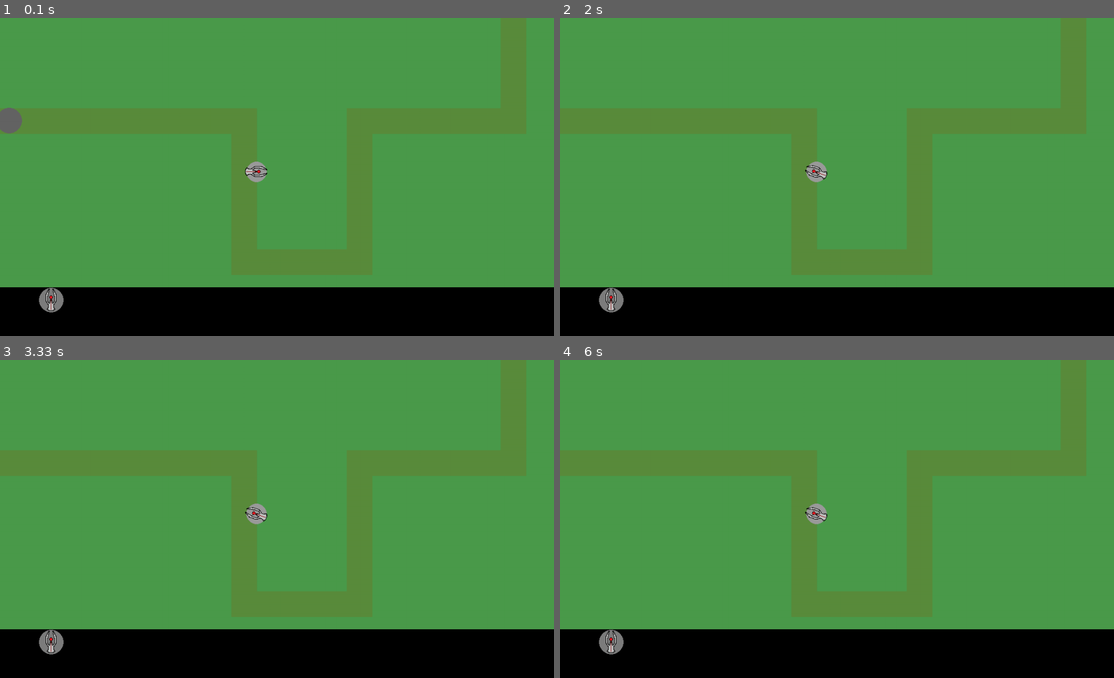
Above: before the commit, frames 1-4 (two rows, left to right).
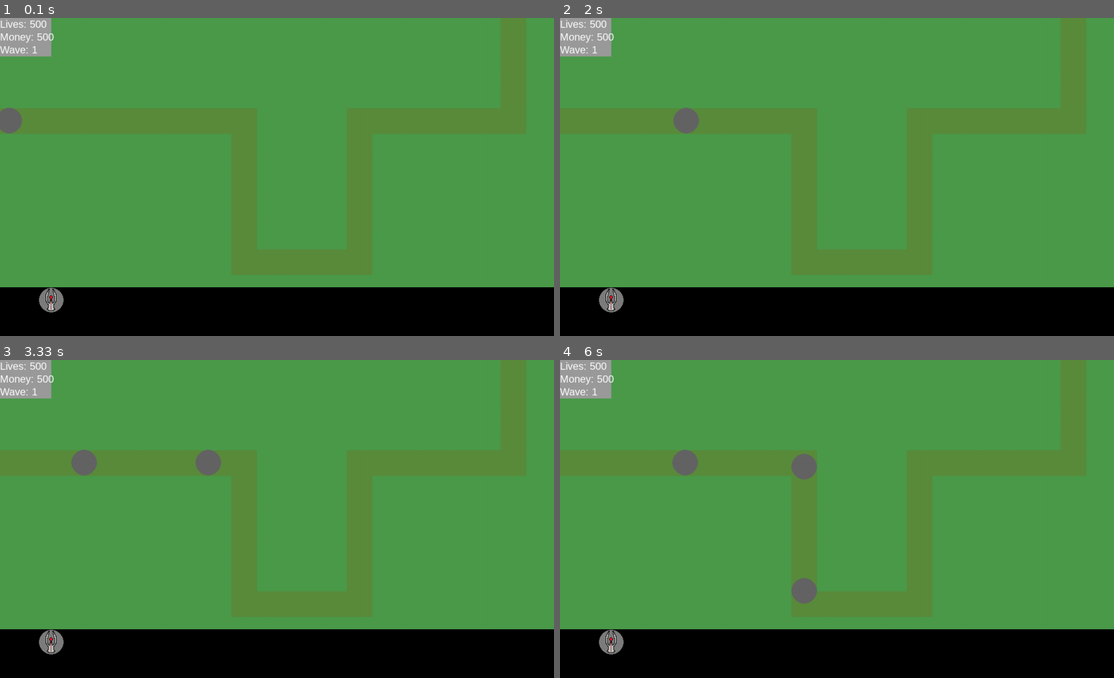
Above: after the commit, the same moments.

Repository: rhit-catapult/pygameproject-team0
Game: pygame game, started from project.py
Two runs of this game, one before a commit and one after it. Both use one fixed random seed, a clock stepped at 60 frames per second and the inputs below.
Inputs (mouse positions are in pixels of both pictures, inside the frame that each line leads up to):
- Up to frame 1 (0.1 s): no input
- Up to frame 2 (2 s): press the mouse at (842, 199) at 0.37 s; move the mouse to (770, 189) at 0.47 s; release the mouse at (704, 180) at 0.6 s
- Up to frame 3 (3.33 s): click (315, 639) at 3.22 s
- Up to frame 4 (6 s): no input

The runs differ from the first frame. In frame 1, 1.3% of the frame differs, in the area x 0-49%, y 0-52%; in frame 2, 1.6%; in frame 3, 1.9%; in frame 4, 2.2%, in the area x 0-49%, y 0-77%.

Commit message:
VERY FUNCTIONAL

Diff:
--- a/project.py
+++ b/project.py
@@ -86,6 +86,7 @@
         self.targetx=0
         self.targety=0
         self.newAngle = self.angle
+        self.placed = False
 
     def draw(self):
         pygame.draw.circle(self.screen,(155,155,155),(self.x, self.y),20)
@@ -135,8 +136,31 @@
                           20)
 
         return hitbox.collidepoint(enemy.x, enemy.y)
-
-
+    def touchingMouse(self):
+        hitbox = pygame.draw.circle(self.screen,(155,155,155),(self.x, self.y),20)
+        clickposx,clickposy = pygame.mouse.get_pos()
+        if  hitbox.collidepoint(clickposx,clickposy):
+            surface = pygame.Surface((600, 600), pygame.SRCALPHA)
+            pygame.draw.circle(surface, (200, 200, 200, 100), (300, 300), 300)
+            self.screen.blit(surface,(self.x-300,self.y-300))
+
+class turretLists():
+    def __init__(self,screen):
+        self.screen = screen
+        self.beamTurrets = []
+        self.rocketTurrets = []
+        self.sniperTurrets = []
+        self.minigunTurrets = []
+    def placeBeam(self,x,y):
+        beam = beamTurret(self.screen,x,y,0)
+        self.beamTurrets.append(beam)
+
+
+def updateMouse():
+    if pygame.mouse.get_pressed()[0]:
+        return True
+    else:
+        return False
 def distance(point1, point2):
     point1_x = point1[0]
     point2_x = point2[0]
@@ -175,16 +199,41 @@
         self.buy3x = 700
         self.buyy = 550
         self.image1 = pygame.image.load('TowerDef_BeamTurret.png')
-    def draw(self):
+    def draw(self,lives,money,wave):
         pygame.draw.rect(self.screen, (0,0,0),(0,525,1080,150))
         pygame.draw.circle(self.screen,(125,125,125),(self.buy1x,self.buyy),24)
         self.screen.blit(self.image1,(self.buy1x-(self.image1.get_width()/2), self.buyy-(self.image1.get_height()/2)))
-
-    def purchase(self,mousex,mousey,mouseDown):
-        if mouseDown: #boolean
-            if mousey >= self.buyy-10 and mousey <= self.buyy +10:
-                if mousex >= self.buy1x-10 and mousey <= self.buy1x+10:
-                    return 1
+        font = pygame.font.SysFont("Arial", 20)
+        pygame.draw.rect(self.screen, (155, 155, 155),(0,0,100,75))
+
+        str1 = "Lives: "+str(lives)
+        str2 = "Money: "+str(money)
+        str3 = "Wave: "+str(wave)
+        text1 = font.render(str1,True,(255,255,255))
+        text2 = font.render(str2,True,(255,255,255))
+        text3 = font.render(str3,True,(255,255,255))
+        self.screen.blit(text1, (0,0))
+        self.screen.blit(text2, (0,25))
+        self.screen.blit(text3, (0,50))
+    #def purchase(self,clickposx,clickposy,mouseDown,money):
+    #    if mouseDown: #boolean
+    #        if clickposy >= self.buyy-10 and clickposy <= self.buyy +10:
+    #            if clickposx >= self.buy1x-10 and clickposx <= self.buy1x+10:
+    #                image1 = pygame.image.load('TowerDef_BeamTurret - Copy - Copy.png')
+    #                font = pygame.font.SysFont("Arial",30)
+    #
+    #                text = font.render("click on desired position, or back to the shop to deselect",True,(0,0,0))
+    #                buffer = time.time() + 1
+    #                while mouseDown and buffer>=time.time():
+    #                    pygame.draw.circle(self.screen, (155,155,155, 100), (clickposx, clickposy), 20)
+    #                    self.screen.blit(image1,(clickposx,clickposy))
+    #                    self.screen.blit(text,(500,0))
+    #                    mouseDown = self.updateMouse()
+    #                    pygame.display.update()
+
+
+
+
 
 class path: # TODO: Make enemies move on the path
     def __init__(self, screen):
@@ -196,6 +245,7 @@
         pygame.draw.line(self.screen, (90, 140, 60), (700, 475), (700, 176), 50)
         pygame.draw.line(self.screen, (90, 140, 60), (700, 200), (1025, 200), 50)
         pygame.draw.line(self.screen, (90, 140, 60), (1000, 200), (1000, 0), 50)
+
 
 
 
@@ -225,15 +275,19 @@
     totalSpawns = 0
     last_wave_time = 0
     enemies_left = 0
+    mouseDown = False
     lives = 500
     money = 500
     targetpurchase =0
     UI = ui(screen)
     towers = []
+    listT = turretLists(screen)
     spawns = waveSpawn(screen, gamestate)
     activeEnemies = spawns.getList()
-    test = beamTurret(screen, 500, 300, 0.0)
+    #test = beamTurret(screen, 500, 300, 0.0)
     #my_enemy = enemy(screen, (255, 255, 0), 5, 200, 50, 0, 0)
+    beamTurrets = []
+    placingTower = False
     while True:
         for event in pygame.event.get():
             if event.type == pygame.QUIT:
@@ -250,23 +304,24 @@
         PTH.draw()
 
 
-        waves +=1
-        spawns.spawns(4,1)
+
+        spawns.spawns(4,50)
         print(money)
         activeEnemies = spawns.getList()
-        if len(activeEnemies)==4:
+        if enemies_left<=0:
             gamestate = False
         else:
             gamestate = True
         spawns.updateState(gamestate)
-        if test.targetEnemy(activeEnemies):
-            test.shoot()
+        print(gamestate)
+        #if test.targetEnemy(activeEnemies):
+        #    test.shoot()
         for enemy1 in activeEnemies:
             enemy1.move()
-
-            if distance((enemy1.x, enemy1.y),(test.x,test.y))<300:
-                if test.hitEnemy(enemy1):
-                    money += enemy1.damage(.5)
+            for beam1 in listT.beamTurrets:
+                if distance((enemy1.x, enemy1.y),(beam1.x,beam1.y))<300:
+                    if beam1.hitEnemy(enemy1):
+                        money += enemy1.damage(.5)
             if enemy1.offscreen():
                 activeEnemies.remove(enemy1)
                 lives -= enemy1.offscreen2()
@@ -275,8 +330,12 @@
                 activeEnemies.remove(enemy1)
             enemy1.draw()
         key = pygame.key.get_pressed()
-
-
+        #test.touchingMouse()
+        for beam1 in listT.beamTurrets:
+            beam1.touchingMouse()
+            if beam1.targetEnemy(activeEnemies):
+                beam1.shoot()
+            beam1.draw()
 
         if time.time() - last_wave_time > 3 and enemies_left <= 0:
             waves +=1
@@ -313,15 +372,39 @@
 
 
 
-        UI.draw()
+        UI.draw(lives,money,waves)
         if event.type == pygame.MOUSEBUTTONDOWN:
             clickposx,clickposy = event.pos
+            mouseDown = True
             if clickposy >= 530:
-                x = UI.purchase(clickposx,clickposy,True)
+                if mouseDown: #boolean
+                    if money >=500:
+                            if clickposy >= 540 and clickposy <= 560:
+                                if clickposx >= 90 and clickposx <= 110:
+                                    image1 = pygame.image.load('TowerDef_BeamTurret - Copy - Copy.png')
+                                    font = pygame.font.SysFont("Arial",30)
+
+                                    text = font.render("click on desired position, or back to the shop to deselect",True,(0,0,0))
+                                    buffer = time.time() + .2
+                                    placingTower = True
+
+        if placingTower:
+            pygame.draw.circle(screen, (155, 155, 155), pygame.mouse.get_pos(), 20)
+            x,y = pygame.mouse.get_pos()
+            screen.blit(image1, (x-image1.get_width()/2,y-image1.get_height()/2))
+            screen.blit(text, (250, 0))
+            mouseDown = updateMouse()
+            if mouseDown and buffer <= time.time():
+                placingTower = False
+                listT.placeBeam(x,y)
+                money-=500
+
+                #append beamTurret here
+
 
         #    #TODO: MAKE UNIQUE WAVES
 
-        test.draw()
+        #test.draw()
 
 
         # don't forget the update, otherwise nothing will show up!
